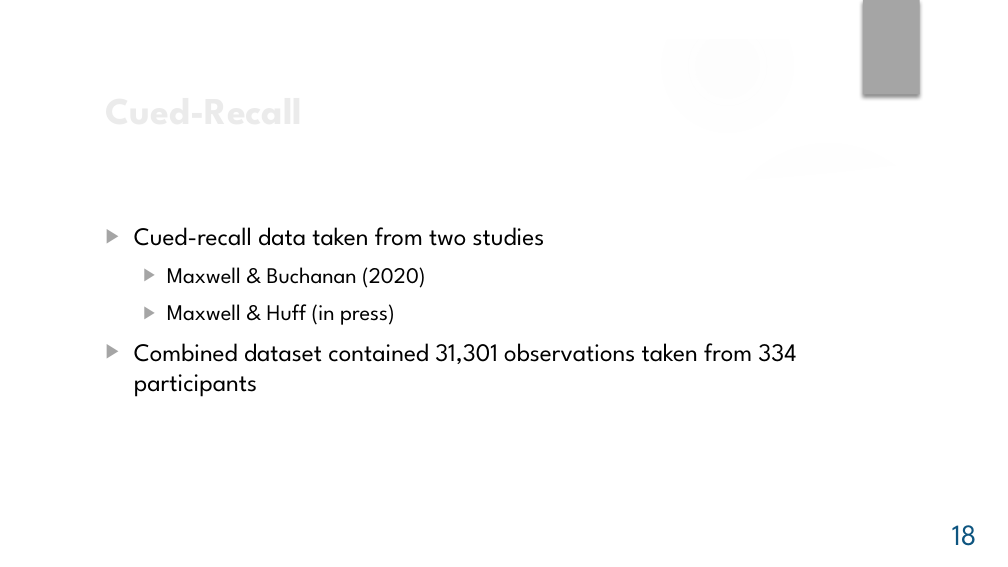
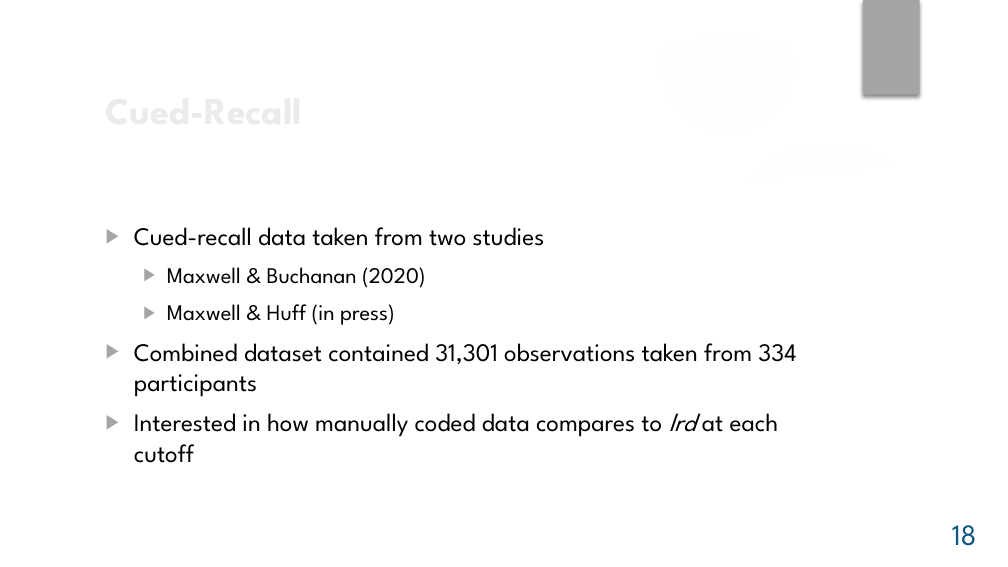
Before and after one commit to npm27/lrd-analysis, a slide deck: slide 18 of Presentations/Grad Symposium 21.pptx. Drawn at 1008x567 pixels with LibreOffice and Linux fonts; fonts in the diff are those of the drawing; background and template pictures are left out. Boxes give left, top, right and bottom in pixels: in the first picture for what was removed or moved away, otherwise in the second. Text is boxed around its words. In the diff, an @@ line names an element or a change of style, - is before the commit and + after.

```diff
--- a/Presentations/Grad Symposium 21.pptx
+++ b/Presentations/Grad Symposium 21.pptx
@@ text at (134, 413, 779, 463): paragraph added @@
+▶ Interested in how manually coded data compares to lrd at each cutoff
```
Also in this commit, not shown: 4 other slides changed.
